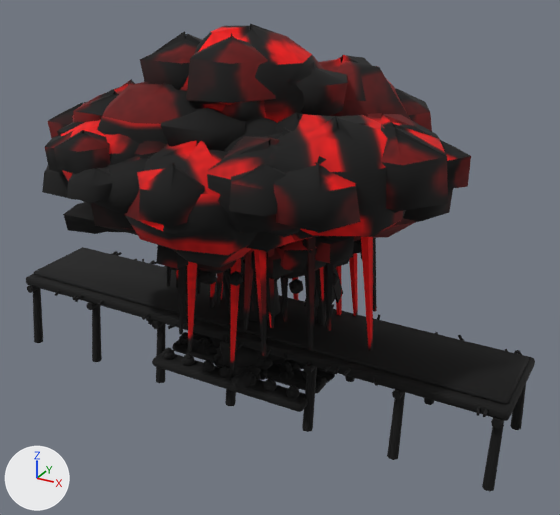
What one commit did to the glTF model kworld/scene/assets/fyard.glb.
Before and after are seen from a camera (50 mm lens) standing at (8.29, -13.85, 9.72) and looking at (0.67, 0.02, 2.79). Every picture has the same lights, and +X, +Y and +Z are marked at lower left. The older version comes first. Vertices at exactly the same position are counted once.

In view in the first picture: 'ft_bush', 'ft_pine', 'ft_wil_leaf', 'ft_zel_leaf', 'gam_fruit', 'gam_leaf', 'jeongja_leaf', 'jeongja_trunk', 'seonang', 'seopdari', 'teotbat', 'tree_big' and 2 more.
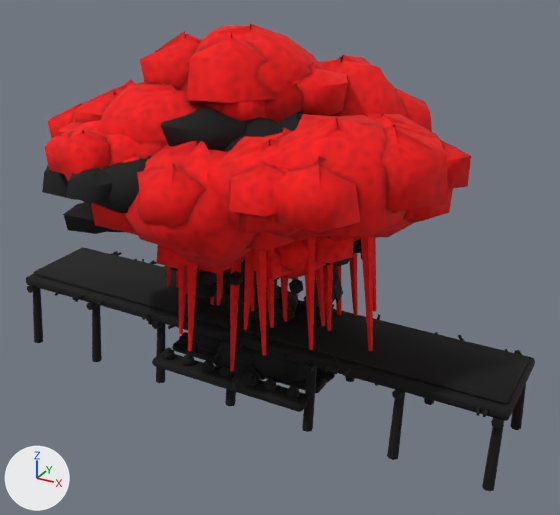
What differs and where, as boxes (x1, y1, x2, y2) in the pictures (560 x 515 px):
'bo_stone', added
    after: (184, 274, 334, 383)
part 1 of me_ft_wil_leaf, surface changed (lighter)
    both: (167, 237, 377, 371)
part 2 of me_ft_zel_leaf, surface changed (lighter)
    both: (44, 79, 471, 237)
part 3 of me_gam_leaf, surface changed (lighter)
    both: (156, 236, 354, 279)
part 4 of me_jeongja_leaf, surface changed (lighter)
    both: (48, 24, 453, 268)

The edits, one by one:
me_ft_wil_leaf has 1230 vertices, 1968 faces and spans x -2.51..3.15, y -2.34..2.14, z 0.56..4.41.
me_ft_wil_leaf is used by ob_ft_wil_leaf; location (0.0, 0.0, 0.0).
me_ft_wil_leaf part 1: texture (UV) coordinates of 1968 of 1968 faces, centred in x -2.49..3.13, y -2.32..2.11, z 0.56..4.35, changed; they spanned u 0.0..0.98, v 0.0..0.99 and now span u 0.0..0.99, v 0.0..0.96.
me_ft_zel_leaf has 1629 vertices, 2592 faces and spans x -4.43..4.48, y -3.66..4.17, z 4.29..7.19.
me_ft_zel_leaf is used by ob_ft_zel_leaf; location (0.0, 0.0, 0.0).
me_ft_zel_leaf part 2: texture (UV) coordinates of 2592 of 2592 faces, centred in x -4.32..4.32, y -3.61..4.15, z 4.33..7.09, changed; they spanned u 0.0..0.88, v 0.0..0.87 and now span u 0.0..0.86, v 0.0..0.87.
me_gam_leaf has 810 vertices, 1296 faces and spans x -2.3..2.65, y -2.47..2.44, z 2.81..4.49.
me_gam_leaf is used by ob_gam_leaf; location (0.0, 0.0, 0.0).
me_gam_leaf part 3: texture (UV) coordinates of 1296 of 1296 faces, centred in x -2.21..2.56, y -2.46..2.35, z 2.84..4.44, changed; they spanned u 0.05..0.91, v 0.0..0.9 and now span u 0.02..0.9, v 0.0..0.9.
me_jeongja_leaf has 1272 vertices, 2016 faces and spans x -4.6..4.66, y -4.0..3.2, z 3.39..7.76.
me_jeongja_leaf is used by ob_jeongja_leaf; location (0.0, 0.0, 0.0).
me_jeongja_leaf part 4: texture (UV) coordinates of 2016 of 2016 faces, centred in x -4.45..4.44, y -3.94..3.11, z 3.47..7.67, changed; they spanned u 0.0..0.84, v 0.0..0.83 and now span u 0.0..0.83, v 0.0..0.81.
Mesh me_bo_stone is new.
It has 294 vertices, 540 faces and spans x -1.83..1.81, y -1.1..1.04, z -0.05..2.14.
It uses material mat_atlas_fyard.
Object 'bo_stone' (ob_bo_stone) is new; it shows me_bo_stone.
Its location is (0.0, 0.0, 0.0).
